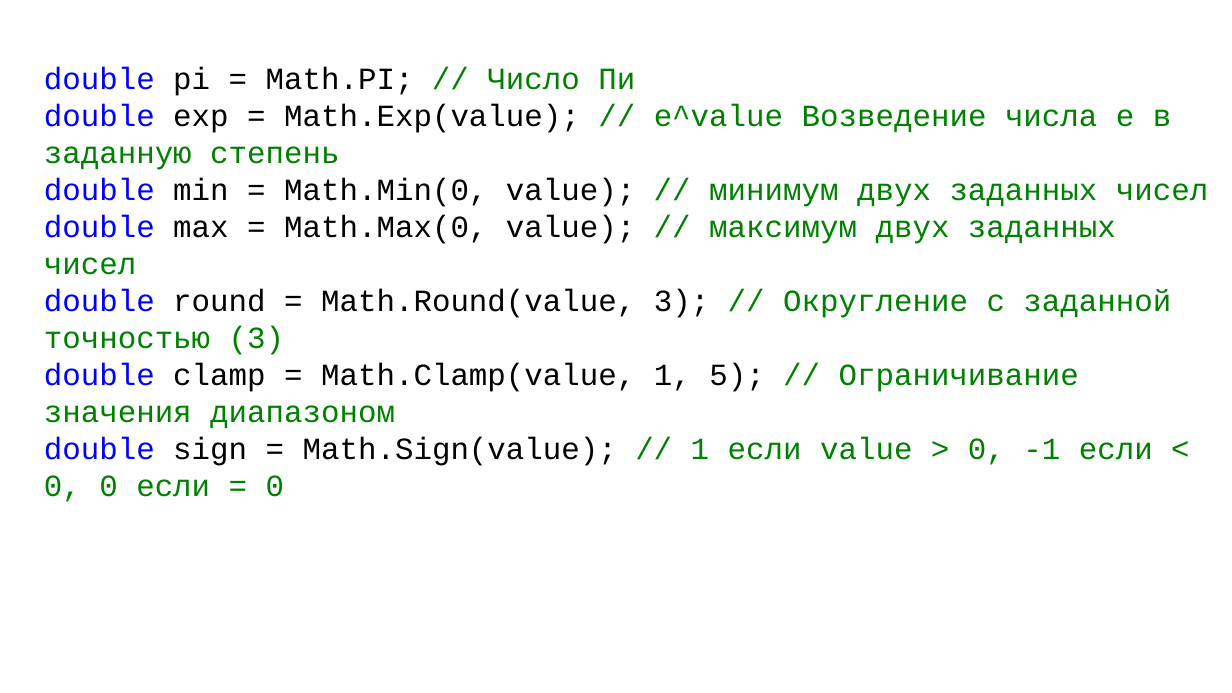
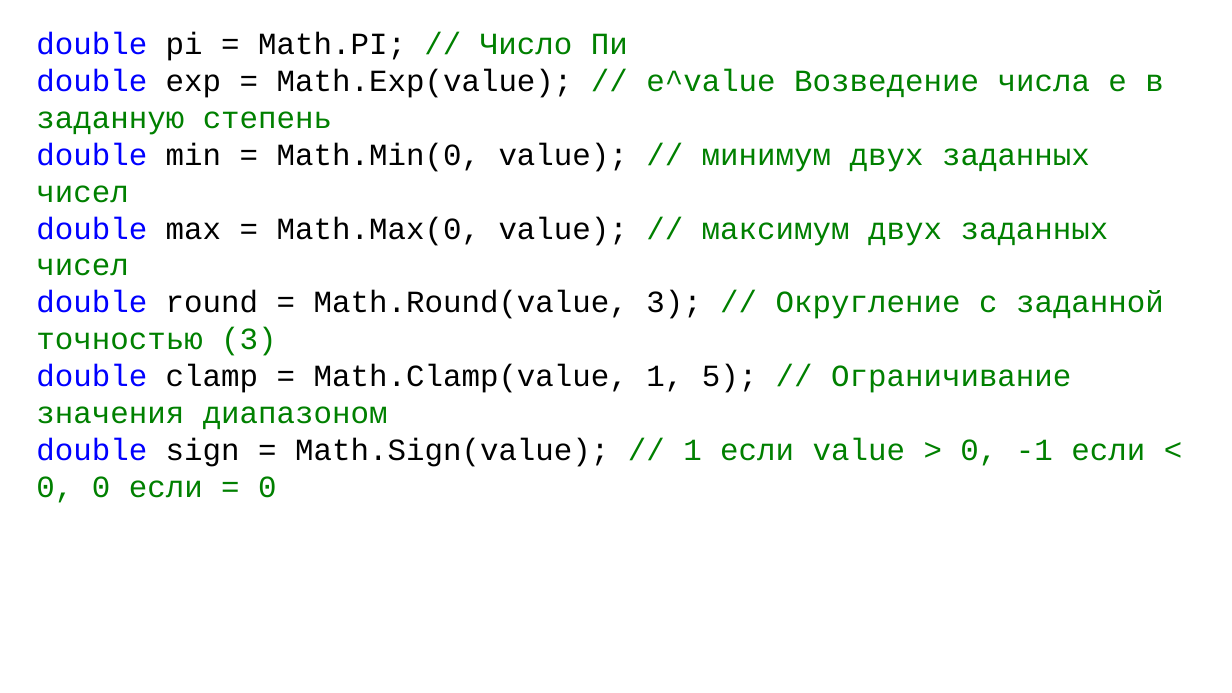
Before and after one commit to DaniilKlyukin/ITiP-1, a slide deck: slide 42 of Лекции/ИТиП лек 1 (лр 1).pptx. Drawn at 1232x693 pixels with LibreOffice and Linux fonts; fonts in the diff are those of the drawing. Boxes give left, top, right and bottom in pixels: in the first picture for what was removed or moved away, otherwise in the second. Text is boxed around its words. In the diff, an @@ line names an element or a change of style, - is before the commit and + after.

```diff
--- a/Лекции/ИТиП лек 1 (лр 1).pptx
+++ b/Лекции/ИТиП лек 1 (лр 1).pptx
@@ text "double pi = Math.PI; // ..." rewrapped from [44, 67, 1208, 466] to [36, 32, 1164, 467] @@
```
Also in this commit, not shown: 5 other slides changed.
